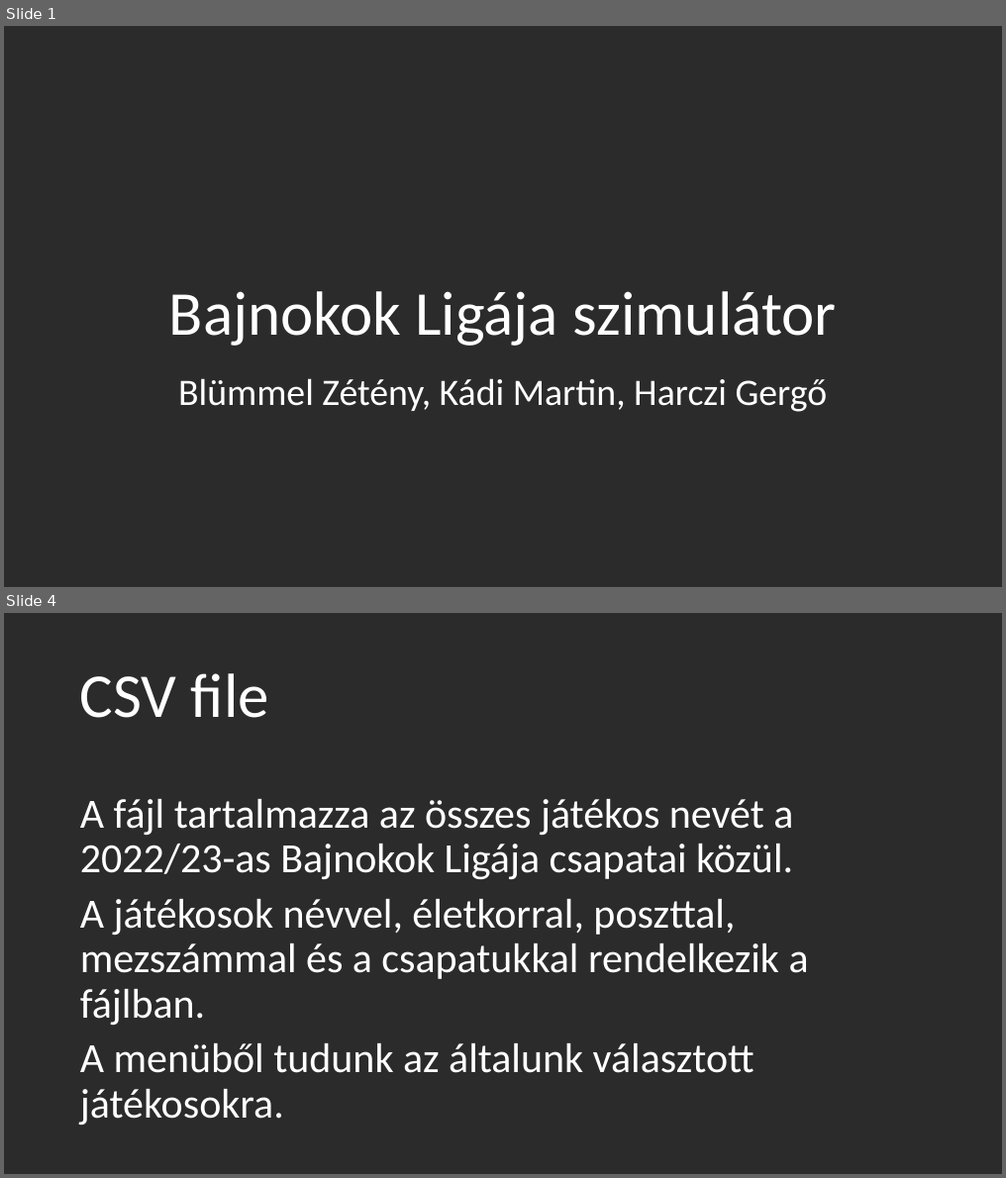
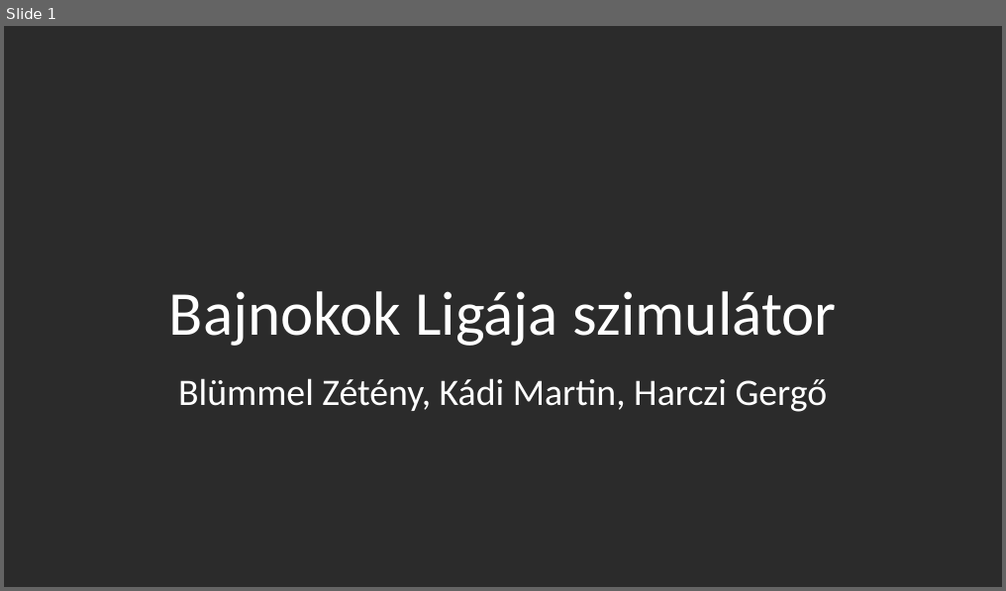
Before and after one commit to Zeteny06/Pythonprojectmunka, a slide deck: Prezentáció(elkezdve).pptx. Shown one above the other, each under a label of ours: slides 1 and 4 before the commit, slide 1 after it; the slides between them are not shown. The pictures are 1006x1178 and 1006x591 pixels, drawn with LibreOffice and Linux fonts; fonts in the diff are those of the drawing; background and template pictures are left out; a plain dark background stands for a picture behind light text. Boxes give left, top, right and bottom in pixels: in the first picture for what was removed or moved away, otherwise in the second. Text is boxed around its words. In the diff, an @@ line names an element or a change of style, - is before the commit and + after.

```diff
--- a/Prezentáció(elkezdve).pptx
+++ b/Prezentáció(elkezdve).pptx
@@ slide 4 removed at [4,613,1002,1174], background picture (left out) @@
@@ title removed at [80,673,269,718] @@
-CSV file
@@ text removed at [80,799,809,1125] @@
-A fájl tartalmazza az összes játékos nevét a 2022/23-as Bajnokok Ligája csapatai közül.
-A játékosok névvel, életkorral, poszttal, mezszámmal és a csapatukkal rendelkezik a fájlban.
-A menüből tudunk az általunk választott játékosokra.
```
Also in this commit, not shown: 2 slides changed, 1 slide added, 1 other slide removed, 8 other files.
